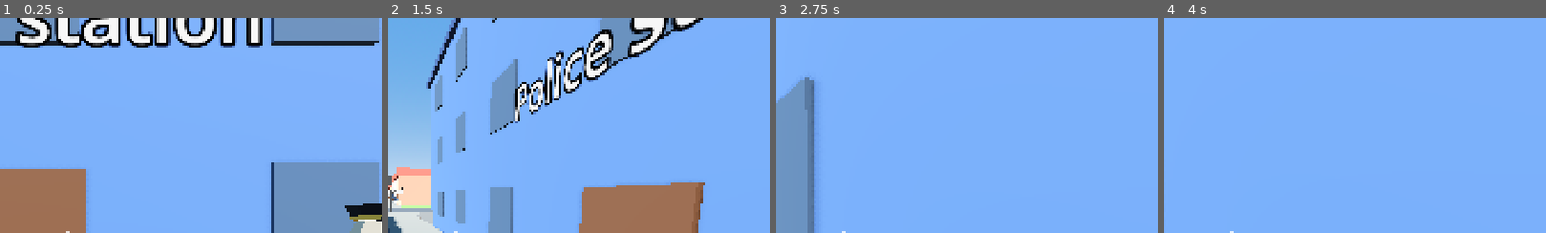
Above: before the commit, frames 1-4 (left to right).
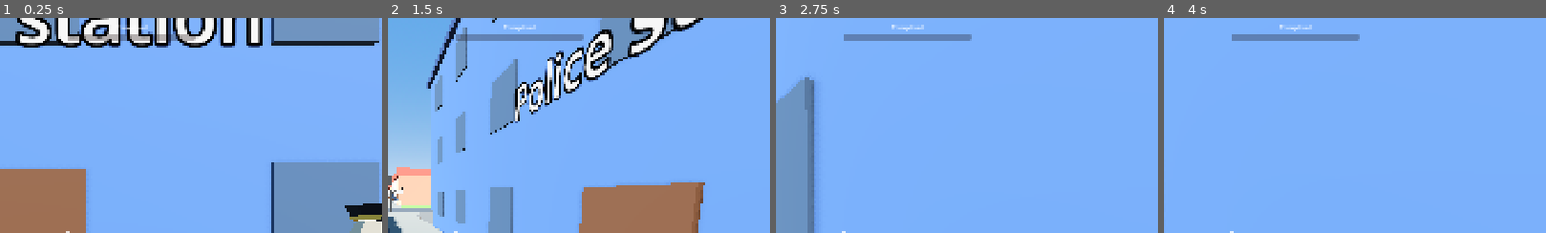
Above: after the commit, the same moments.

Repository: cristiangelini/BPD
Game: Godot game, scene res://scenes/levels/bakery.tscn
Same seed, same stepped clock (60 frames per second), same inputs: the game is played once before the commit and once after it. This scene is started directly instead of the project's main scene.
Inputs (mouse positions are % of the whole screen's width and height, from its top left):
- Up to frame 1 (0.25 s): no input
- Up to frame 2 (1.5 s): tap Enter at 0.5 s; move the mouse to (72, 45) at 0.52 s; hold D (move_right) 0.53-1.28 s; hold R (ask) 0.53-1.28 s; click (72, 45) at 0.67 s; tap Space (jump) at 0.77, 1.07 s; tap Ctrl (crouch) at 0.8, 1.35 s; move the mouse to (45, 50) at 1.27 s; hold W (move_forward) from 1.28 s (still down)
- Up to frame 3 (2.75 s): keep holding W (move_forward); tap Space (jump) at 1.52, 1.82 s; tap G (drop) at 1.55 s; move the mouse to (52, 48) at 2.02 s; hold G (drop) from 2.03 s (still down); click (52, 48) at 2.3 s
- Up to frame 4 (4 s): keep holding W (move_forward); move the mouse to (49, 52) at 2.77 s; release G (drop) at 2.78 s; click (49, 52) at 2.85 s; tap Space (jump) at 3.02, 3.32, 3.77 s; tap Shift (run) at 3.05 s; move the mouse to (57, 51) at 3.52 s; hold Shift (run) from 3.53 s (still down); right-click (57, 51) at 3.8 s
The pictures show only the part of the screen within x 41-91%, y 0-50%; the shares and areas given below are measured in that part.

The runs differ from the first frame. In frame 1, 0.8% of the frame differs, in the area x 17-52%, y 3-11%; in frame 2, 1.1%; in frame 3, 1.1%; in frame 4, 1.1%.

Commit message:
Bakery: Marta and her customers
Customers walk in from the sidewalk, wait at the counter and leave once
Marta serves them; she guards the bakehouse door when nobody waits.
She offers free samples (eating keeps a cop's hands busy for 3 s and
calms her), fills the complaint meter, and a bump or a rammed door
scares every customer out without paying. Placeholder models for Marta
and two customers from tools/modelgen.

Co-Authored-By: Claude Opus 5.5 (1M context) <noreply@anthropic.com>
Claude-Session: https://claude.ai/code/session_01UXwRy4nCUmp8Zcg5tBLZhH

Diff:
--- /dev/null
+++ b/scenes/npc/baker.tscn
@@ -0,0 +1,42 @@
+[gd_scene format=3]
+
+[ext_resource type="Script" path="res://scripts/npc/baker.gd" id="1"]
+[ext_resource type="PackedScene" path="res://assets/models/npc_panadera.glb" id="2"]
+
+[sub_resource type="CapsuleShape3D" id="Capsule"]
+radius = 0.4
+height = 1.6
+
+[sub_resource type="CapsuleShape3D" id="BumpCapsule"]
+radius = 0.55
+height = 1.4
+
+[node name="Baker" type="CharacterBody3D"]
+collision_layer = 8
+collision_mask = 7
+script = ExtResource("1")
+
+[node name="Shape" type="CollisionShape3D" parent="."]
+transform = Transform3D(1, 0, 0, 0, 1, 0, 0, 0, 1, 0, 0.8, 0)
+shape = SubResource("Capsule")
+
+[node name="Model" parent="." instance=ExtResource("2")]
+transform = Transform3D(1, 0, 0, 0, 1, 0, 0, 0, 1, 0, 0, 0)
+
+[node name="Bump" type="Area3D" parent="."]
+collision_layer = 0
+collision_mask = 6
+
+[node name="Shape" type="CollisionShape3D" parent="Bump"]
+transform = Transform3D(1, 0, 0, 0, 1, 0, 0, 0, 1, 0, 0.7, 0)
+shape = SubResource("BumpCapsule")
+
+[node name="Bubble" type="Label3D" parent="."]
+transform = Transform3D(1, 0, 0, 0, 1, 0, 0, 0, 1, 0, 2.0, 0)
+billboard = 1
+pixel_size = 0.004
+outline_size = 10
+font_size = 40
+width = 600.0
+autowrap_mode = 3
+text = "BAKER_LINE_1"
--- /dev/null
+++ b/scenes/npc/bakery_customer.tscn
@@ -0,0 +1,42 @@
+[gd_scene format=3]
+
+[ext_resource type="Script" path="res://scripts/npc/bakery_customer.gd" id="1"]
+[ext_resource type="PackedScene" path="res://assets/models/npc_cliente.glb" id="2"]
+
+[sub_resource type="CapsuleShape3D" id="Capsule"]
+radius = 0.4
+height = 1.27
+
+[sub_resource type="CapsuleShape3D" id="BumpCapsule"]
+radius = 0.55
+height = 1.4
+
+[node name="BakeryCustomer" type="CharacterBody3D"]
+collision_layer = 8
+collision_mask = 1
+script = ExtResource("1")
+
+[node name="Shape" type="CollisionShape3D" parent="."]
+transform = Transform3D(1, 0, 0, 0, 1, 0, 0, 0, 1, 0, 0.635, 0)
+shape = SubResource("Capsule")
+
+[node name="Model" parent="." instance=ExtResource("2")]
+transform = Transform3D(0.95, 0, 0, 0, 0.95, 0, 0, 0, 0.95, 0, 0, 0)
+
+[node name="Bump" type="Area3D" parent="."]
+collision_layer = 0
+collision_mask = 6
+
+[node name="Shape" type="CollisionShape3D" parent="Bump"]
+transform = Transform3D(1, 0, 0, 0, 1, 0, 0, 0, 1, 0, 0.7, 0)
+shape = SubResource("BumpCapsule")
+
+[node name="Bubble" type="Label3D" parent="."]
+transform = Transform3D(1, 0, 0, 0, 1, 0, 0, 0, 1, 0, 1.75, 0)
+billboard = 1
+pixel_size = 0.004
+outline_size = 10
+font_size = 40
+width = 600.0
+autowrap_mode = 3
+text = "CUSTOMER_THANKS"
--- a/scripts/levels/bakery.gd
+++ b/scripts/levels/bakery.gd
@@ -3,10 +3,22 @@
 
 ## The bakery "El Pan Feliz" (docs/diseno/panaderia.md, step 1): the shop, the bakehouse, the storeroom and a
 ## bathroom downstairs, and Marta's flat upstairs, on its lot in the city with the front to +Z. The shop is open,
-## with the shutter half up; the bakehouse door and the back door are locked. Marta, her customers and the stories
-## come in the next steps. Every number here is (propuesta).
+## with the shutter half up; the bakehouse door and the back door are locked. Marta serves the customers that come
+## and go (step 2); the stories come next. Every number here is (propuesta).
 
 const DOOR_SCENE := preload("res://scenes/props/front_door.tscn")
+const BAKER_SCENE := preload("res://scenes/npc/baker.tscn")
+const CUSTOMER_SCENE := preload("res://scenes/npc/bakery_customer.tscn")
+## Customers: at most MAX_CUSTOMERS inside, a new one every CUSTOMER_EVERY seconds, none for SCARE_PAUSE after a scare.
+const MAX_CUSTOMERS := 3
+const CUSTOMER_EVERY := 8.0
+const FIRST_CUSTOMER := 2.0
+const SCARE_PAUSE := 20.0
+## Where customers wait in front of the counter, and the lane they walk in along, inside the shop window.
+const COUNTER_SLOTS := [2.2, 3.5, 4.8]
+const COUNTER_FRONT := 4.45
+const SHOP_LANE := 6.0
+const SIDEWALK := 8.5
 const HALF_X := 8.0
 const HALF_Z := 7.0
 ## The shop floor sits a little over the city's paved block, which runs under it.
@@ -60,7 +72,12 @@
 var bakehouse_door: FrontDoor
 var back_door: FrontDoor
 var city_map: CityMap
+var baker: Baker
+var customers: Array[BakeryCustomer] = []
+var complaint_bar: ProgressBar
 var _build: PlaceBuilder
+var _customer_wait := FIRST_CUSTOMER
+var _looks := 0
 @onready var car: PatrolCar = $PatrolCar
 
 
@@ -80,6 +97,73 @@
 	city_map = CityMap.new()
 	add_child(city_map)
 	city_map.setup(city, "bakery", car)
+	_add_baker()
+
+
+func _add_baker() -> void:
+	baker = BAKER_SCENE.instantiate()
+	baker.till_post = Vector3(5.0, FLOOR_TOP, 2.4)
+	baker.door_post = Vector3(BAKEHOUSE_DOOR_X, FLOOR_TOP, SHOP_BACK + 0.7)
+	baker.position = baker.door_post
+	add_child(baker)
+	for door: FrontDoor in [bakehouse_door, back_door]:
+		door.broken.connect(func() -> void:
+			baker.door_broken()
+			scare_customers())
+	var hud := CanvasLayer.new()
+	var box := VBoxContainer.new()
+	box.set_anchors_and_offsets_preset(Control.PRESET_CENTER_TOP)
+	box.offset_top = 12
+	hud.add_child(box)
+	var title := Label.new()
+	title.text = "HUD_COMPLAINT"
+	title.horizontal_alignment = HORIZONTAL_ALIGNMENT_CENTER
+	box.add_child(title)
+	complaint_bar = ProgressBar.new()
+	complaint_bar.custom_minimum_size = Vector2(320, 18)
+	complaint_bar.show_percentage = false
+	complaint_bar.modulate = Color(1, 0.45, 0.35)
+	box.add_child(complaint_bar)
+	add_child(hud)
+	baker.hurt.connect(scare_customers)
+	baker.complaint_changed.connect(func(value: float) -> void: complaint_bar.value = value)
+
+
+func _physics_process(delta: float) -> void:
+	_customer_wait -= delta
+	if _customer_wait <= 0.0 and customers.size() < MAX_CUSTOMERS:
+		_customer_wait = CUSTOMER_EVERY
+		add_customer()
+
+
+## A customer walks in from the sidewalk to a free place at the counter and joins Marta's queue on arrival.
+func add_customer() -> BakeryCustomer:
+	var taken := customers.map(func(c: BakeryCustomer) -> float: return c.route[c.route.size() - 1].x)
+	var slot: float = COUNTER_SLOTS.filter(func(x: float) -> bool: return not taken.has(x))[0]
+	var customer: BakeryCustomer = CUSTOMER_SCENE.instantiate()
+	var side := -1.0 if _looks % 2 == 0 else 1.0
+	customer.route = [Vector3(ENTRANCE_X + side * 5.0, 0, SIDEWALK), Vector3(ENTRANCE_X, 0, SIDEWALK),
+		Vector3(ENTRANCE_X, FLOOR_TOP, SHOP_LANE), Vector3(slot, FLOOR_TOP, SHOP_LANE),
+		Vector3(slot, FLOOR_TOP, COUNTER_FRONT)]
+	customer.position = customer.route[0]
+	add_child(customer)
+	customer.set_look(_looks)
+	_looks += 1
+	customers.append(customer)
+	customer.arrived.connect(func() -> void: baker.queue.append(customer))
+	customer.fled.connect(func() -> void:
+		baker.queue.erase(customer)
+		baker.customer_fled())
+	customer.bumped.connect(scare_customers)
+	customer.gone.connect(func() -> void: customers.erase(customer))
+	return customer
+
+
+## Everyone in the shop runs out without paying, and no one comes in for a while.
+func scare_customers() -> void:
+	_customer_wait = SCARE_PAUSE
+	for customer in customers.duplicate():
+		customer.scare()
 
 
 func _door(at: Vector3, turn: float) -> FrontDoor:
--- /dev/null
+++ b/scripts/npc/baker.gd
@@ -0,0 +1,202 @@
+class_name Baker
+extends CharacterBody3D
+
+## Marta, the baker (docs/diseno/panaderia.md, "La panadera"). She never stops serving: while a customer waits at
+## the counter she works the till, and otherwise she stands in front of the bakehouse door ("Solo personal").
+## Like the grandpa she fills the complaint meter (denuncia) and calls her lawyer at 100, and every so often she
+## offers the nearest cop "una muestrita": eating it (E) keeps that cop's hands busy for a while and calms her down.
+## She is innocent: she can't be knocked out or arrested. Every number here is (propuesta).
+
+signal complaint_changed(value: float)
+signal lawyer_called
+## A cop pushed her: it scares the customers.
+signal hurt
+
+const MAX_COMPLAINT := 100.0
+const STRUCK := 15.0
+const DOOR_BROKEN := 5.0
+## Each customer that runs away without paying.
+const CUSTOMER_FLED := 5.0
+## The meter drops one point every DECAY_EVERY seconds while nothing happens.
+const DECAY_EVERY := 5.0
+const STRUCK_COOLDOWN := 1.0
+const STRUCK_SPEED := 2.0
+
+const SPEED := 1.6
+const SERVE_TIME := 4.0
+## The sample: offered to a cop this close, every SAMPLE_EVERY seconds, for SAMPLE_OFFER seconds.
+const SAMPLE_EVERY := 20.0
+const SAMPLE_OFFER := 6.0
+const SAMPLE_RANGE := 3.0
+const SAMPLE_EATING := 3.0
+const SAMPLE_CALM := 10.0
+const TALK_RANGE := 6.0
+const LINES := ["BAKER_LINE_1", "BAKER_LINE_2", "BAKER_LINE_3", "BAKER_LINE_4"]
+const LINE_EVERY := 7.0
+
+## Where she works the till and where she guards the bakehouse door, in the bakery's space (set by the bakery).
+var till_post: Vector3
+var door_post: Vector3
+## The customers waiting at the counter, first come first served (the bakery keeps it).
+var queue: Array[BakeryCustomer] = []
+var complaint := 0.0
+var has_called_lawyer := false
+var offering := false
+var _serve_left := SERVE_TIME
+var _sample_wait := SAMPLE_EVERY
+var _offer_left := 0.0
+var _quiet := 0.0
+var _since_struck := STRUCK_COOLDOWN
+var _since_line := 0.0
+var _line := 0
+
+@onready var _bubble: Label3D = $Bubble
+
+
+func _ready() -> void:
+	$Bump.body_entered.connect(_on_bump)
+	_bubble.hide()
+
+
+func prompt_key(_cop: Cop) -> String:
+	return "PROMPT_SAMPLE" if offering else ""
+
+
+## E on her: takes the sample if she is offering one.
+func use(cop: Cop) -> void:
+	if not offering:
+		_say("BAKER_BUSY")
+		return
+	offering = false
+	_sample_wait = SAMPLE_EVERY
+	cop.eat(SAMPLE_EATING)
+	_set_complaint(complaint - SAMPLE_CALM)
+	_say("BAKER_THANKS")
+
+
+func is_serving() -> bool:
+	return not queue.is_empty()
+
+
+func _physics_process(delta: float) -> void:
+	_since_struck += delta
+	_quiet += delta
+	if _quiet >= DECAY_EVERY:
+		_quiet = 0.0
+		_set_complaint(complaint - 1.0)
+	_walk_to(till_post if is_serving() else door_post, delta)
+	if is_serving() and global_position.distance_to(till_post) < 0.3:
+		_serve_left -= delta
+		if _serve_left <= 0.0:
+			_serve_left = SERVE_TIME
+			queue.pop_front().served()
+	var cop := _nearest_cop(TALK_RANGE)
+	if cop:
+		var to := cop.global_position - global_position
+		to.y = 0.0
+		if to.length() > 0.1 and velocity.length() < 0.1:
+			look_at(global_position + to, Vector3.UP, true)
+	_sample(delta)
+	_since_line += delta
+	if cop and not offering and _since_line >= LINE_EVERY:
+		_say(LINES[_line % LINES.size()])
+		_line += 1
+
+
+func _walk_to(target: Vector3, delta: float) -> void:
+	var wish := target - global_position
+	wish.y = 0.0
+	if wish.length() > 0.1:
+		wish = wish.normalized() * SPEED
+		look_at(global_position + wish, Vector3.UP, true)
+	else:
+		wish = Vector3.ZERO
+	velocity.x = wish.x
+	velocity.z = wish.z
+	velocity.y = 0.0 if is_on_floor() else velocity.y - GameScale.GRAVITY * delta
+	move_and_slide()
+
+
+func _sample(delta: float) -> void:
+	if offering:
+		_offer_left -= delta
+		if _offer_left <= 0.0:
+			offering = false
+			_sample_wait = SAMPLE_EVERY
+			_bubble.hide()
+		return
+	_sample_wait -= delta
+	if _sample_wait <= 0.0 and not is_serving() and _nearest_cop(SAMPLE_RANGE):
+		offering = true
+		_offer_left = SAMPLE_OFFER
+		_say("BAKER_SAMPLE", SAMPLE_OFFER)
+
+
+func _nearest_cop(within: float) -> Cop:
+	var best: Cop
+	var best_distance := within
+	for node in get_tree().get_nodes_in_group("cops"):
+		var cop := node as Cop
+		var d := global_position.distance_to(cop.global_position)
+		if d < best_distance:
+			best = cop
+			best_distance = d
+	return best
+
+
+## Pushed by a cop or hit by something thrown.
+func struck() -> bool:
+	if _since_struck < STRUCK_COOLDOWN:
+		return false
+	_since_struck = 0.0
+	_raise(STRUCK)
+	_say("BAKER_HURT")
+	hurt.emit()
+	return true
+
+
+## A door came down with the ram: she hears it from anywhere in the bakery.
+func door_broken() -> void:
+	_raise(DOOR_BROKEN)
+	_say("BAKER_DOOR")
+
+
+func customer_fled() -> void:
+	_raise(CUSTOMER_FLED)
+
+
+func _raise(points: float) -> void:
+	_quiet = 0.0
+	_set_complaint(complaint + points)
+
+
+func _set_complaint(value: float) -> void:
+	var clamped := clampf(value, 0.0, MAX_COMPLAINT)
+	if clamped == complaint:
+		return
+	complaint = clamped
+	complaint_changed.emit(complaint)
+	if complaint >= MAX_COMPLAINT and not has_called_lawyer:
+		has_called_lawyer = true
+		_say("BAKER_LAWYER")
+		lawyer_called.emit()
+
+
+func _on_bump(body: Node3D) -> void:
+	var speed := 0.0
+	if body is Cop:
+		speed = (body as Cop).velocity.length()
+	elif body is RigidBody3D:
+		speed = (body as RigidBody3D).linear_velocity.length()
+	if speed > STRUCK_SPEED:
+		struck()
+
+
+func _say(key: String, seconds := 3.0) -> void:
+	_since_line = 0.0
+	_bubble.text = key
+	_bubble.show()
+	var said := key
+	get_tree().create_timer(seconds).timeout.connect(func() -> void:
+		if _bubble.text == said:
+			_bubble.hide())
--- /dev/null
+++ b/scripts/npc/bakery_customer.gd
@@ -0,0 +1,109 @@
+class_name BakeryCustomer
+extends CharacterBody3D
+
+## A customer of the bakery (docs/diseno/panaderia.md, "La panadera"): walks in from the sidewalk along `route`,
+## waits at the counter until Marta serves them, and walks back out. A scare (a cop bumping them, a door rammed down)
+## makes them run out without paying. Every number here is (propuesta).
+
+## Reached the counter: Marta can serve them now.
+signal arrived
+signal fled
+signal gone
+## A cop ran into them: the whole shop gets scared.
+signal bumped
+
+enum State { ENTERING, WAITING, LEAVING, FLEEING }
+
+const MODELS: Array[PackedScene] = [
+	preload("res://assets/models/npc_cliente.glb"), preload("res://assets/models/npc_clienta.glb"),
+]
+const SPEED := 1.3
+const FLEE_SPEED := 4.0
+const STRUCK_SPEED := 2.0
+
+## Points in the bakery's space from the sidewalk to this customer's place at the counter.
+var route: Array[Vector3] = []
+var state := State.ENTERING
+var paid := false
+var _next := 0
+
+@onready var _bubble: Label3D = $Bubble
+
+
+func _ready() -> void:
+	$Bump.body_entered.connect(_on_bump)
+	_bubble.hide()
+
+
+## Which of the customer models to wear.
+func set_look(index: int) -> void:
+	var old: Node3D = $Model
+	var fresh: Node3D = MODELS[index % MODELS.size()].instantiate()
+	fresh.transform = old.transform
+	remove_child(old)
+	old.queue_free()
+	fresh.name = "Model"
+	add_child(fresh)
+
+
+func served() -> void:
+	paid = true
+	_say("CUSTOMER_THANKS")
+	_leave(State.LEAVING)
+
+
+func scare() -> void:
+	if state == State.FLEEING or paid:
+		return
+	_say("CUSTOMER_SCARED")
+	_leave(State.FLEEING)
+	fled.emit()
+
+
+func _leave(how: State) -> void:
+	if state == State.ENTERING or state == State.WAITING:
+		_next = maxi(_next - 1, 0)
+	state = how
+
+
+func _physics_process(delta: float) -> void:
+	var wish := Vector3.ZERO
+	if state != State.WAITING:
+		var target := route[_next]
+		wish = target - global_position
+		wish.y = 0.0
+		if wish.length() < 0.2:
+			_arrive()
+			wish = Vector3.ZERO
+		else:
+			wish = wish.normalized() * (FLEE_SPEED if state == State.FLEEING else SPEED)
+			look_at(global_position + wish, Vector3.UP, true)
+	velocity.x = wish.x
+	velocity.z = wish.z
+	velocity.y = 0.0 if is_on_floor() else velocity.y - GameScale.GRAVITY * delta
+	move_and_slide()
+
+
+func _arrive() -> void:
+	if state == State.ENTERING:
+		if _next == route.size() - 1:
+			state = State.WAITING
+			arrived.emit()
+		else:
+			_next += 1
+	elif _next == 0:
+		gone.emit()
+		queue_free()
+	else:
+		_next -= 1
+
+
+func _on_bump(body: Node3D) -> void:
+	if body is Cop and (body as Cop).velocity.length() > STRUCK_SPEED:
+		bumped.emit()
+
+
+func _say(key: String) -> void:
+	_bubble.text = key
+	_bubble.show()
+	get_tree().create_timer(3.0).timeout.connect(_bubble.hide)
--- a/scripts/player/cop.gd
+++ b/scripts/player/cop.gd
@@ -28,6 +28,8 @@
 ## The battering ram in hand, if this cop carries it. Hands are busy: no grabbing.
 var ram: BatteringRam
 var _stagger_left := 0.0
+## Eating a sample from the baker: the cop can walk but not grab anything (panaderia.md).
+var _eating_left := 0.0
 ## While holding E on the grandpa he tells a story; this cop can't do anything else (allanamiento.md).
 var listening_to: Grandpa
 ## Silly numbers for the joke awards at the end of the shift (decision 41).
@@ -116,6 +118,17 @@
 	return _stagger_left > 0.0
 
 
+## Eats something for `seconds`: lets go of what it holds and can't grab until done.
+func eat(seconds: float) -> void:
+	$Grabber.release()
+	_eating_left = maxf(_eating_left, seconds)
+	show_hint("HINT_EATING")
+
+
+func is_eating() -> bool:
+	return _eating_left > 0.0
+
+
 ## Busy: staggered, listening to the grandpa, sitting in the car or hearing the comisario. No walking, grabbing or ramming.
 func is_busy() -> bool:
 	return is_staggered() or listening_to != null or vehicle != null or in_briefing
@@ -256,6 +269,7 @@
 		stamina = minf(stamina + delta * GameScale.RUN_STAMINA / GameScale.STAMINA_RECOVERY, GameScale.RUN_STAMINA)
 
 	_stagger_left = maxf(_stagger_left - delta, 0.0)
+	_eating_left = maxf(_eating_left - delta, 0.0)
 	var direction := (transform.basis * Vector3(wish.x, 0.0, wish.y)).normalized()
 	var speed := 0.0 if is_busy() else current_speed()
 	velocity.x = direction.x * speed
--- a/scripts/player/grabber.gd
+++ b/scripts/player/grabber.gd
@@ -40,7 +40,7 @@
 
 ## Grabs the object in front of the camera within reach. Returns true if it got one.
 func try_grab() -> bool:
-	if _cop.ram or _cop.is_busy():
+	if _cop.ram or _cop.is_busy() or _cop.is_eating():
 		return false
 	var eye := _cop.camera.global_transform
 	var hit := _cop.aim_hit(GameScale.GRAB_REACH)
--- a/tests/unit/test_bakery.gd
+++ b/tests/unit/test_bakery.gd
@@ -63,3 +63,56 @@
 		cop.step(TICK, Vector2(0, -1), false, false, false)
 		await wait_physics_frames(1)
 	assert_gt(cop.global_position.y, GameScale.FLOOR_HEIGHT - 0.1, "the cop reaches the upper floor")
+
+
+func test_a_customer_walks_in_gets_served_and_walks_out() -> void:
+	var bakery := _bakery()
+	bakery._customer_wait = 999.0
+	await wait_physics_frames(2)
+	var customer := bakery.add_customer()
+	await wait_until(func() -> bool: return customer.state == BakeryCustomer.State.WAITING, 20.0)
+	assert_eq(customer.state, BakeryCustomer.State.WAITING, "the customer reaches the counter")
+	assert_true(bakery.baker.is_serving(), "Marta goes to the till")
+	await wait_until(func() -> bool: return bakery.customers.is_empty(), 40.0)
+	assert_true(bakery.customers.is_empty(), "served, the customer walks back out and is gone")
+	assert_eq(bakery.baker.complaint, 0.0, "a paying customer doesn't bother her")
+
+
+func test_marta_guards_the_bakehouse_door_when_nobody_is_waiting() -> void:
+	var bakery := _bakery()
+	bakery._customer_wait = 999.0
+	await wait_physics_frames(30)
+	assert_lt(bakery.baker.global_position.distance_to(bakery.baker.door_post), 0.3)
+	assert_false(bakery.baker.is_serving())
+
+
+func test_a_scare_sends_everyone_out_without_paying_and_raises_the_complaint() -> void:
+	var bakery := _bakery()
+	bakery._customer_wait = 999.0
+	await wait_physics_frames(2)
+	var first := bakery.add_customer()
+	var second := bakery.add_customer()
+	await wait_physics_frames(60)
+	bakery.scare_customers()
+	assert_eq(first.state, BakeryCustomer.State.FLEEING)
+	assert_eq(second.state, BakeryCustomer.State.FLEEING)
+	assert_eq(bakery.baker.complaint, Baker.CUSTOMER_FLED * 2)
+	assert_true(bakery.baker.queue.is_empty())
+	assert_eq(bakery._customer_wait, Bakery.SCARE_PAUSE, "no one comes in for a while")
+
+
+func test_the_sample_calms_marta_and_keeps_the_cops_hands_busy() -> void:
+	var bakery := _bakery()
+	bakery._customer_wait = 999.0
+	var cop: Cop = bakery.get_node("Cop")
+	cop.global_position = bakery.baker.door_post + Vector3(0, 0.1, 1.8)
+	await wait_physics_frames(2)
+	bakery.baker.struck()
+	bakery.baker._sample_wait = 0.0
+	await wait_physics_frames(3)
+	assert_true(bakery.baker.offering)
+	assert_eq(bakery.baker.prompt_key(cop), "PROMPT_SAMPLE")
+	bakery.baker.use(cop)
+	assert_eq(bakery.baker.complaint, Baker.STRUCK - Baker.SAMPLE_CALM)
+	assert_true(cop.is_eating())
+	assert_false(cop.get_node("Grabber").try_grab(), "no grabbing while eating")
--- a/translations/texts.csv
+++ b/translations/texts.csv
@@ -190,3 +190,17 @@
 HUD_MAP_HINT,M: mapa,M: map,M: mapa
 MAP_TITLE,Mapa de la ciudad,City map,Mapa da cidade
 MAP_CASE,Caso de hoy,Today's case,Caso de hoje
+PROMPT_SAMPLE,"E: aceptar la muestrita (la calma, pero 3 s sin agarrar nada)","E: take the free sample (calms her, but 3 s without grabbing)","E: aceitar a amostra (acalma ela, mas 3 s sem pegar nada)"
+HINT_EATING,Mmm... ¡Qué rico! Tienes las manos ocupadas.,Mmm... Delicious! Your hands are busy.,Hum... Que delícia! Suas mãos estão ocupadas.
+BAKER_SAMPLE,"¿Una muestrita, oficial? ¡Recién horneado!","A little sample, officer? Fresh from the oven!","Uma amostrinha, policial? Saiu do forno agora!"
+BAKER_THANKS,¿Viste qué rico? Así da gusto.,"Tasty, right? That's more like it.",Viu que delícia? Assim dá gosto.
+BAKER_BUSY,"¡Estoy atendiendo, oficial!","I'm serving customers, officer!","Estou atendendo, policial!"
+BAKER_LINE_1,¡Por ahí no se pasa! Solo personal.,You can't go back there! Staff only.,Por aí não pode! Só funcionários.
+BAKER_LINE_2,¿Van a comprar algo o solo miran?,Are you buying something or just looking?,Vão comprar algo ou só olhar?
+BAKER_LINE_3,¡Me espantan a los clientes!,You're scaring off my customers!,Vocês estão espantando meus clientes!
+BAKER_LINE_4,¡Cuidado con las tortas!,Careful with the cakes!,Cuidado com os bolos!
+BAKER_HURT,¡Oye! ¡Tengo las manos en la masa!,Hey! My hands are in the dough!,Ei! Estou com a mão na massa!
+BAKER_DOOR,¡Mi puerta! ¿Quién va a pagar eso?,My door! Who's paying for that?,Minha porta! Quem vai pagar isso?
+BAKER_LAWYER,¡Se acabó! ¡Llamo a mi abogado!,That's it! I'm calling my lawyer!,Chega! Vou ligar para o meu advogado!
+CUSTOMER_THANKS,"¡Gracias, Marta! Hasta mañana.","Thanks, Marta! See you tomorrow.","Obrigado, Marta! Até amanhã."
+CUSTOMER_SCARED,¡Ay! ¡Me voy de aquí!,Yikes! I'm out of here!,Ai! Vou embora daqui!
Binary file added: assets/models/npc_clienta.glb
Not shown, added: assets/models/npc_clienta.glb.import
Binary file added: assets/models/npc_cliente.glb
Not shown, added: assets/models/npc_cliente.glb.import
Binary file added: assets/models/npc_panadera.glb
Not shown, added: assets/models/npc_panadera.glb.import
Not shown, added: scripts/npc/baker.gd.uid
Not shown, added: scripts/npc/bakery_customer.gd.uid
Not shown, changed: CHANGELOG.md
Not shown, changed: docs/diseno/panaderia.md
